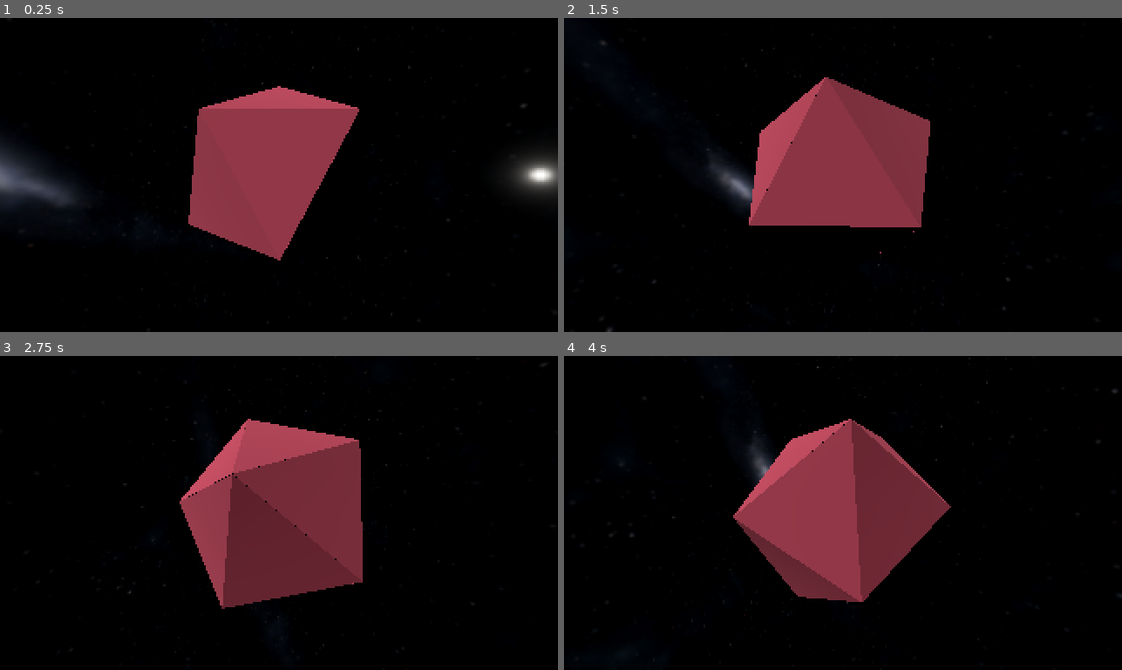
Above: before the commit, frames 1-4 (two rows, left to right).
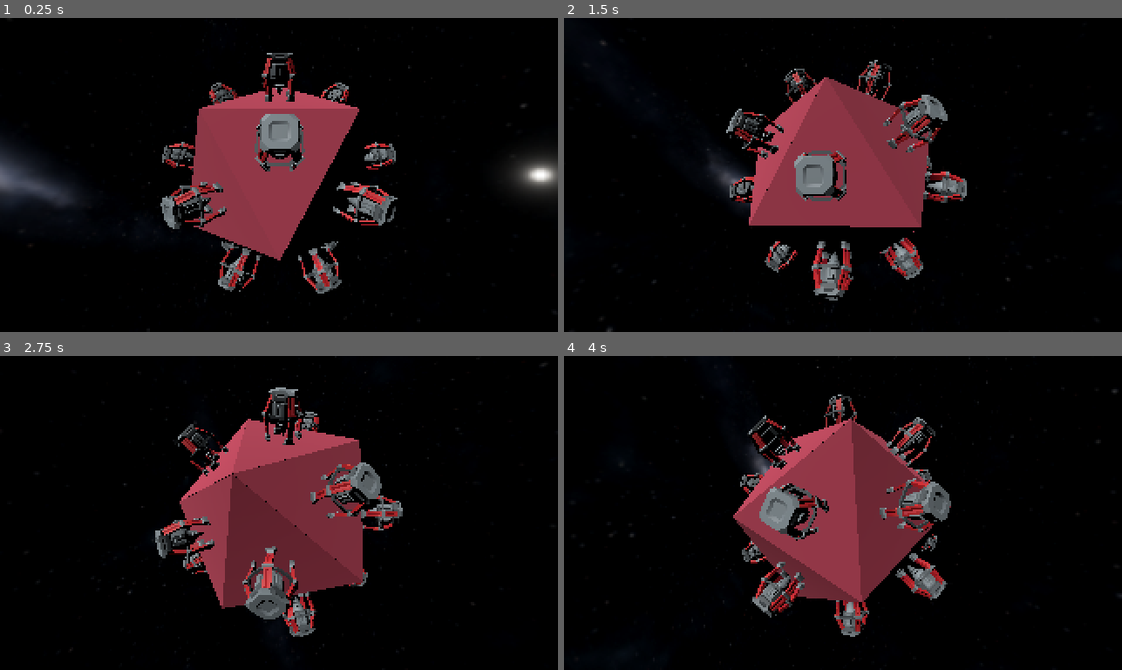
Above: after the commit, the same moments.

Repository: SleepyToast/red-cosmos
Game: Godot game, scene res://world.tscn
The game is run twice, just before and just after one commit, with the same random seed, the same clock (stepped at 60 frames per second) and the same inputs.
Inputs:
- Up to frame 1 (0.25 s): no input
- Up to frame 2 (1.5 s): tap Enter at 0.5 s; hold Right (right) 0.53-1.28 s; hold Down (down) from 1.28 s (still down)
- Up to frame 3 (2.75 s): release Down (down) at 2.03 s; hold Right (right) from 2.03 s (still down)
- Up to frame 4 (4 s): release Right (right) at 2.78 s; hold Up (up) 2.78-3.53 s; hold Left (left) from 3.53 s (still down)

The runs differ from the first frame. In frame 1, 5.3% of the frame differs, in the area x 28-72%, y 11-88%; in frame 2, 5.8%; in frame 3, 5.5%; in frame 4, 6.0%, in the area x 31-70%, y 12-90%.

Commit message:
Added 3D models

Diff:
--- a/planet.tscn
+++ b/planet.tscn
@@ -20,62 +20,62 @@
 
 [node name="Plots" type="Node3D" parent="." unique_id=392643573]
 
-[node name="Plot_0" parent="Plots" unique_id=1075253423 instance=ExtResource("2_mtr83")]
+[node name="Plot_0" parent="Plots" unique_id=1995584531 groups=["plot"] instance=ExtResource("2_mtr83")]
 transform = Transform3D(1, 0, 0, 0, 0.6073758, 0.7944146, 0, -0.7944146, 0.6073758, 0, 3.387, 0)
 
-[node name="Plot_1" parent="Plots" unique_id=1251677924 instance=ExtResource("2_mtr83")]
+[node name="Plot_1" parent="Plots" unique_id=554120464 groups=["plot"] instance=ExtResource("2_mtr83")]
 transform = Transform3D(0.30911657, -0.75550735, 0.577629, 0, 0.6073758, 0.7944146, -0.95102406, -0.24556673, 0.18774995, 0, 3.387, 0)
 
-[node name="Plot_2" parent="Plots" unique_id=2101553478 instance=ExtResource("2_mtr83")]
+[node name="Plot_2" parent="Plots" unique_id=975316095 groups=["plot"] instance=ExtResource("2_mtr83")]
 transform = Transform3D(-0.80901694, -0.4669451, 0.3570065, 0, 0.6073758, 0.7944146, -0.5877851, 0.64269495, -0.4913774, 0, 3.387, 0)
 
-[node name="Plot_3" parent="Plots" unique_id=1333296547 instance=ExtResource("2_mtr83")]
+[node name="Plot_3" parent="Plots" unique_id=1832926260 groups=["plot"] instance=ExtResource("2_mtr83")]
 transform = Transform3D(-0.8090169, 0.46694526, -0.3570066, 0, 0.6073758, 0.7944146, 0.5877853, 0.64269483, -0.49137732, 0, 3.387, 0)
 
-[node name="Plot_4" parent="Plots" unique_id=1318756631 instance=ExtResource("2_mtr83")]
+[node name="Plot_4" parent="Plots" unique_id=274115527 groups=["plot"] instance=ExtResource("2_mtr83")]
 transform = Transform3D(0.30901694, 0.7555331, -0.5776487, 0, 0.6073758, 0.7944145, 0.9510564, -0.24548757, 0.18768942, 0, 3.387, 0)
 
-[node name="Plot_5" parent="Plots" unique_id=1104035942 instance=ExtResource("2_mtr83")]
+[node name="Plot_5" parent="Plots" unique_id=1926291833 groups=["plot"] instance=ExtResource("2_mtr83")]
 transform = Transform3D(0.8090171, 0.110140115, 0.5773739, -1.7329705e-07, 0.9822871, -0.1873813, -0.5877853, 0.15159458, 0.7946871, 1.812, 1.491, 2.493)
 
-[node name="Plot_6" parent="Plots" unique_id=1573227018 instance=ExtResource("2_mtr83")]
+[node name="Plot_6" parent="Plots" unique_id=888642823 groups=["plot"] instance=ExtResource("2_mtr83")]
 transform = Transform3D(-0.30901703, 0.1782102, 0.9342107, 8.587428e-08, -0.9822871, 0.1873813, 0.95105666, 0.057904087, 0.30354342, 2.931, -1.59, 0.951)
 
-[node name="Plot_7" parent="Plots" unique_id=1995584531 instance=ExtResource("2_mtr83")]
+[node name="Plot_7" parent="Plots" unique_id=358809200 groups=["plot"] instance=ExtResource("2_mtr83")]
 transform = Transform3D(-0.30838618, 0.17824854, 0.9344118, -1.7329705e-07, 0.9822871, -0.1873813, -0.9512614, -0.057785966, -0.30292377, 2.931, 1.491, -0.951)
 
-[node name="Plot_8" parent="Plots" unique_id=1445155600 instance=ExtResource("2_mtr83")]
+[node name="Plot_8" parent="Plots" unique_id=1981874724 groups=["plot"] instance=ExtResource("2_mtr83")]
 transform = Transform3D(0.8086271, 0.110240564, 0.5779009, 8.587428e-08, -0.9822871, 0.1873813, 0.5883218, -0.15152155, -0.794304, 1.812, -1.59, -2.49)
 
-[node name="Plot_9" parent="Plots" unique_id=1918850335 instance=ExtResource("2_mtr83")]
+[node name="Plot_9" parent="Plots" unique_id=642010111 groups=["plot"] instance=ExtResource("2_mtr83")]
 transform = Transform3D(-1.0000001, -1.8626451e-07, -5.9604645e-08, -1.7329705e-07, 0.9822871, -0.1873813, 5.9604645e-08, -0.18738133, -0.9822873, 0, 1.491, -3.081)
 
-[node name="Plot_10" parent="Plots" unique_id=2111082274 instance=ExtResource("2_mtr83")]
+[node name="Plot_10" parent="Plots" unique_id=2024427382 groups=["plot"] instance=ExtResource("2_mtr83")]
 transform = Transform3D(0.80901706, -0.110139936, -0.5773741, 8.587428e-08, -0.9822871, 0.1873813, -0.5877854, -0.15159471, -0.79468703, -1.812, -1.59, -2.493)
 
-[node name="Plot_11" parent="Plots" unique_id=1532391075 instance=ExtResource("2_mtr83")]
+[node name="Plot_11" parent="Plots" unique_id=2093067131 groups=["plot"] instance=ExtResource("2_mtr83")]
 transform = Transform3D(-0.30901694, -0.17821029, -0.9342108, -1.7329705e-07, 0.9822871, -0.1873813, 0.9510567, -0.057903834, -0.30354336, -2.931, 1.491, -0.951)
 
-[node name="Plot_12" parent="Plots" unique_id=1758920943 instance=ExtResource("2_mtr83")]
+[node name="Plot_12" parent="Plots" unique_id=206894292 groups=["plot"] instance=ExtResource("2_mtr83")]
 transform = Transform3D(-0.30901718, -0.17821024, -0.9342107, 8.587428e-08, -0.9822871, 0.1873813, -0.9510566, 0.057903957, 0.3035436, -2.931, -1.59, 0.951)
 
-[node name="Plot_13" parent="Plots" unique_id=1948011865 instance=ExtResource("2_mtr83")]
+[node name="Plot_13" parent="Plots" unique_id=1217601288 groups=["plot"] instance=ExtResource("2_mtr83")]
 transform = Transform3D(0.80901706, -0.11013986, -0.57737404, -1.7329705e-07, 0.9822871, -0.1873813, 0.5877854, 0.15159477, 0.79468703, -1.812, 1.491, 2.493)
 
-[node name="Plot_14" parent="Plots" unique_id=976686830 instance=ExtResource("2_mtr83")]
+[node name="Plot_14" parent="Plots" unique_id=743422219 groups=["plot"] instance=ExtResource("2_mtr83")]
 transform = Transform3D(-1.0000001, -8.568168e-08, 0, 8.587428e-08, -0.9822871, 0.1873813, -2.9802322e-08, 0.18738131, 0.9822873, 0, -1.59, 3.081)
 
-[node name="Plot_15" parent="Plots" unique_id=942510929 instance=ExtResource("2_mtr83")]
+[node name="Plot_15" parent="Plots" unique_id=1461650621 groups=["plot"] instance=ExtResource("2_mtr83")]
 transform = Transform3D(-0.809017, -0.4669452, 0.35700646, 8.742278e-08, -0.6073758, -0.7944146, 0.58778524, -0.64269483, 0.49137738, 0, -3.486, 0)
 
-[node name="Plot_16" parent="Plots" unique_id=1277774897 instance=ExtResource("2_mtr83")]
+[node name="Plot_16" parent="Plots" unique_id=801128537 groups=["plot"] instance=ExtResource("2_mtr83")]
 transform = Transform3D(-0.80907845, 0.4668777, -0.3569551, 2.7023829e-08, -0.60737586, -0.7944145, -0.5877005, -0.6427437, 0.49141476, 0, -3.486, 0)
 
-[node name="Plot_17" parent="Plots" unique_id=2090317829 instance=ExtResource("2_mtr83")]
+[node name="Plot_17" parent="Plots" unique_id=1494386849 groups=["plot"] instance=ExtResource("2_mtr83")]
 transform = Transform3D(0.30901706, 0.7555331, -0.57764876, -7.072651e-08, -0.60737586, -0.7944145, -0.95105636, 0.24548775, -0.18768948, 0, -3.486, 0)
 
-[node name="Plot_18" parent="Plots" unique_id=631259776 instance=ExtResource("2_mtr83")]
+[node name="Plot_18" parent="Plots" unique_id=144701939 groups=["plot"] instance=ExtResource("2_mtr83")]
 transform = Transform3D(0.99999994, -1.4901161e-07, 0, -7.07265e-08, -0.60737574, -0.79441464, 1.1920929e-07, 0.79441464, -0.6073758, 0, -3.486, 0)
 
-[node name="Plot_19" parent="Plots" unique_id=892304331 instance=ExtResource("2_mtr83")]
+[node name="Plot_19" parent="Plots" unique_id=658814380 groups=["plot"] instance=ExtResource("2_mtr83")]
 transform = Transform3D(0.309017, -0.75553316, 0.57764864, 2.7015119e-08, -0.60737574, -0.7944146, 0.9510564, 0.24548762, -0.18768942, 0, -3.486, 0)
--- a/plot.tscn
+++ b/plot.tscn
@@ -1,9 +1,14 @@
 [gd_scene format=3 uid="uid://dqjg2rn03jav"]
+
+[ext_resource type="Script" uid="uid://cx6s73cbfo6gx" path="res://scripts/plot.gd" id="1_r8nw5"]
+
+[sub_resource type="StandardMaterial3D" id="StandardMaterial3D_ticr0"]
 
 [node name="Plot" type="CSGPolygon3D" unique_id=1995584531]
 polygon = PackedVector2Array(-1.806, -3.132, 1.809, -3.132, 0, 0)
 depth = 0.01
+material = SubResource("StandardMaterial3D_ticr0")
+script = ExtResource("1_r8nw5")
 
-[node name="RayCast3D" type="RayCast3D" parent="." unique_id=832318682]
-transform = Transform3D(1, 0, 0, 0, 1, 0, 0, 0, 1, 0, -0.5099559, 0)
-target_position = Vector3(0, 0, 0.5)
+[node name="Placeholder" type="Node3D" parent="." unique_id=1965438379]
+transform = Transform3D(0.5, 0, 0, 0, -2.1855694e-08, -0.5, 0, 0.5, -2.1855694e-08, 0, -2.088, 0)
--- a/scripts/planet.gd
+++ b/scripts/planet.gd
@@ -1,6 +1,5 @@
 extends Node3D
 
-@onready var _plots = get_node("Plots")
 @onready var _skysphere : MeshInstance3D = get_node("Skysphere")
 
 func set_skysphere(texture : Texture2D) -> void:
@@ -9,13 +8,7 @@
 
 # sets the color of the plots, and thus the planet
 func set_color(color : Color) -> void:
-	# create a material with the color
-	var material : StandardMaterial3D = StandardMaterial3D.new()
-	material.albedo_color = color
-
-	# set each child
-	for child : CSGPolygon3D in _plots.get_children():
-		child.set_material(material)
+	get_tree().call_group("plot", "set_color", color)
 
 
 func _process(delta: float) -> void:
--- /dev/null
+++ b/scripts/plot.gd
@@ -0,0 +1,28 @@
+extends CSGPolygon3D
+
+@onready var placeholder_node = get_node("Placeholder")
+
+enum Module {
+	farm,
+	drill
+}
+
+const _MODULE_MODEL_MAP = {
+	Module.farm :	preload("res://models/basemodule_E.gltf"),
+	Module.drill :	preload("res://models/drill_structure.gltf")
+}
+
+func _ready() -> void:
+	set_module(Module.drill)
+
+
+func set_color(color : Color) -> void:
+	material.albedo_color = color
+
+
+func set_module(module : Module) -> void:
+	# remove any child if it exists
+	if placeholder_node.get_child_count() != 0:
+		placeholder_node.get_child(0).queue_free()
+
+	placeholder_node.add_child(_MODULE_MODEL_MAP[module].instantiate())
Binary file added: models/basemodule_A.bin
Not shown, added: models/basemodule_A.gltf
Not shown, changed: models/basemodule_A.gltf.import
Binary file added: models/basemodule_B.bin
Not shown, added: models/basemodule_B.gltf
Not shown, added: models/basemodule_B.gltf.import
Binary file added: models/basemodule_C.bin
Not shown, added: models/basemodule_C.gltf
Not shown, added: models/basemodule_C.gltf.import
Binary file added: models/basemodule_D.bin
Not shown, added: models/basemodule_D.gltf
Not shown, added: models/basemodule_D.gltf.import
(and 163 more such lines)
